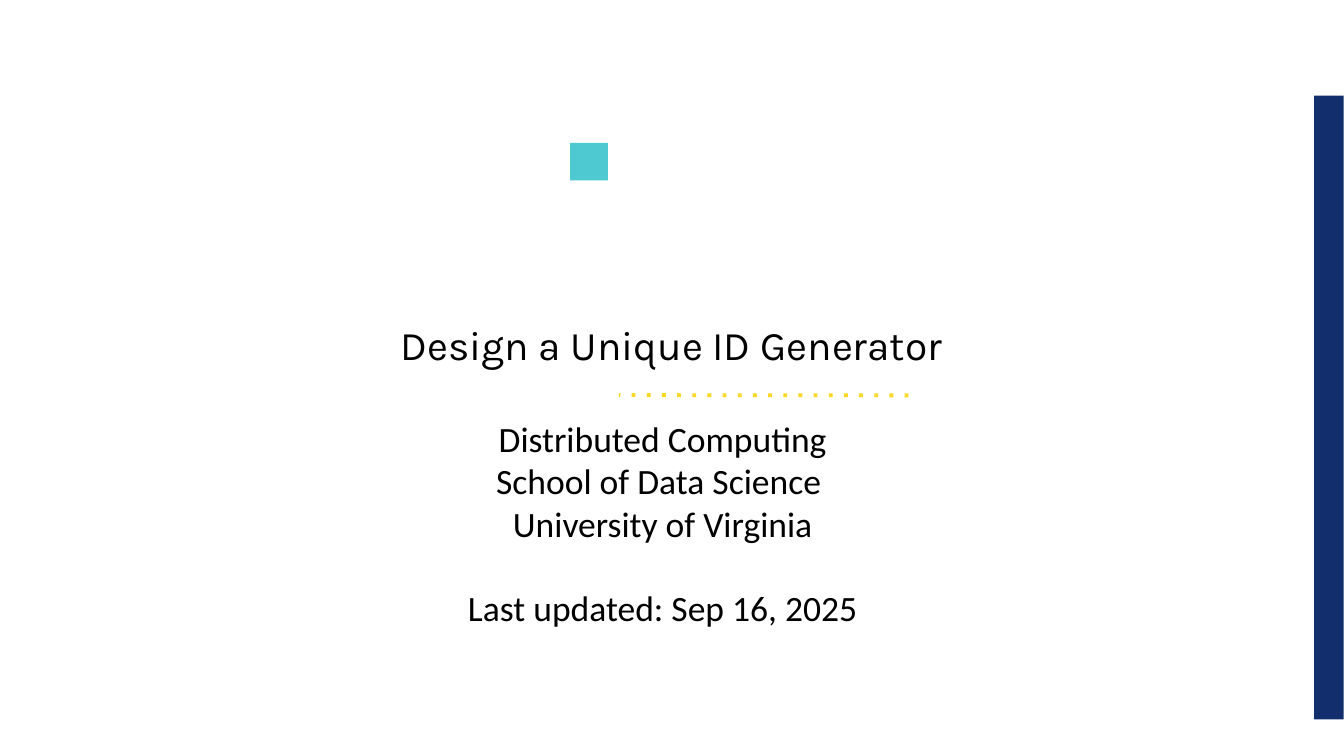
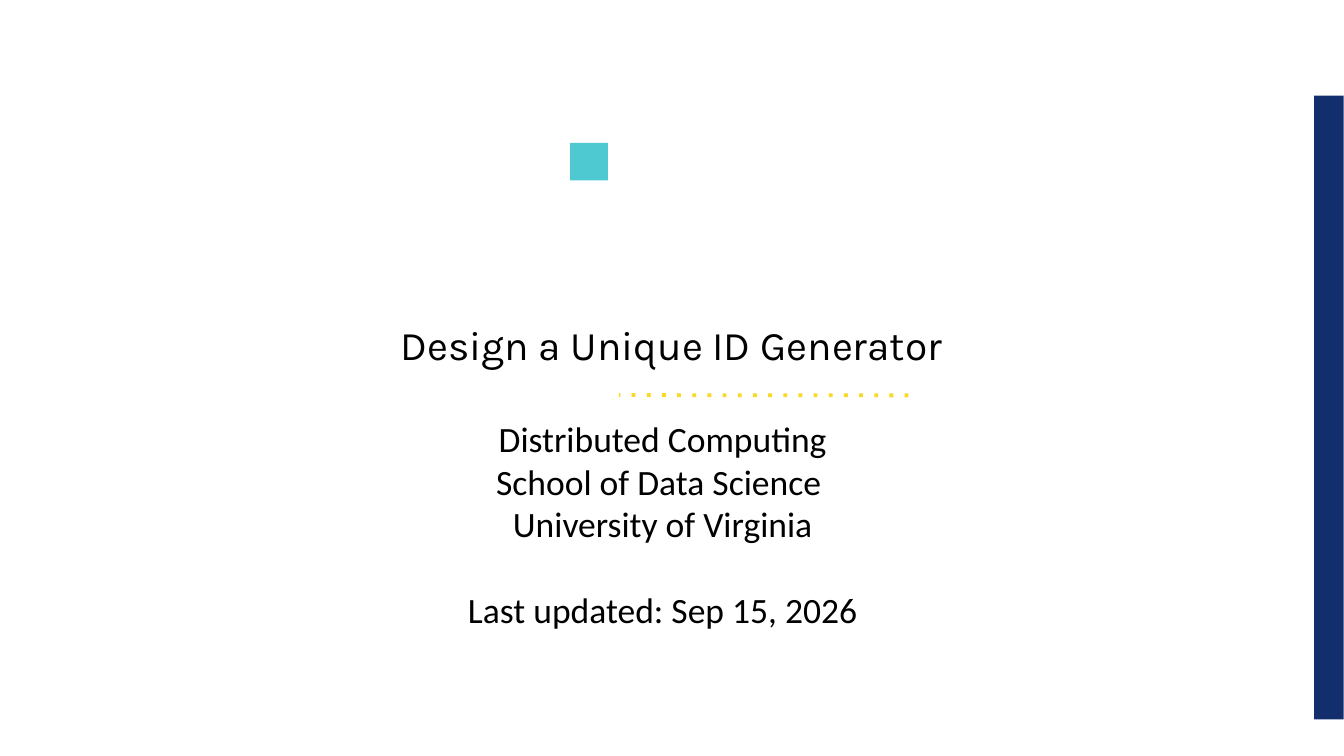
Before and after one commit to UVADS/distributed_computing, a slide deck: slide 1 of 03_dataframes_and_spark_sql/design_unique_id_generator.ppt. Drawn at 1344x756 pixels with LibreOffice and Linux fonts; fonts in the diff are those of the drawing; background and template pictures are left out. Boxes give left, top, right and bottom in pixels: in the first picture for what was removed or moved away, otherwise in the second. Text is boxed around its words. In the diff, an @@ line names an element or a change of style, - is before the commit and + after.

```diff
--- a/03_dataframes_and_spark_sql/design_unique_id_generator.ppt
+++ b/03_dataframes_and_spark_sql/design_unique_id_generator.ppt
@@ text at box(468, 598, 857, 629): text changed @@
-Last updated: Sep 16, 2025
+Last updated: Sep 15, 2026
```
Also in this commit, not shown: 3 other slides changed, 1 other file.
